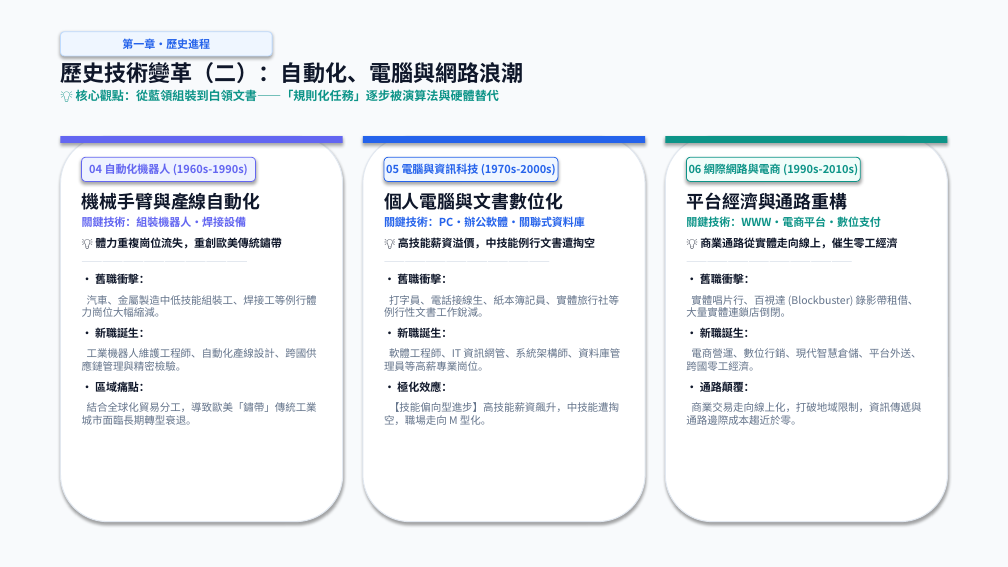
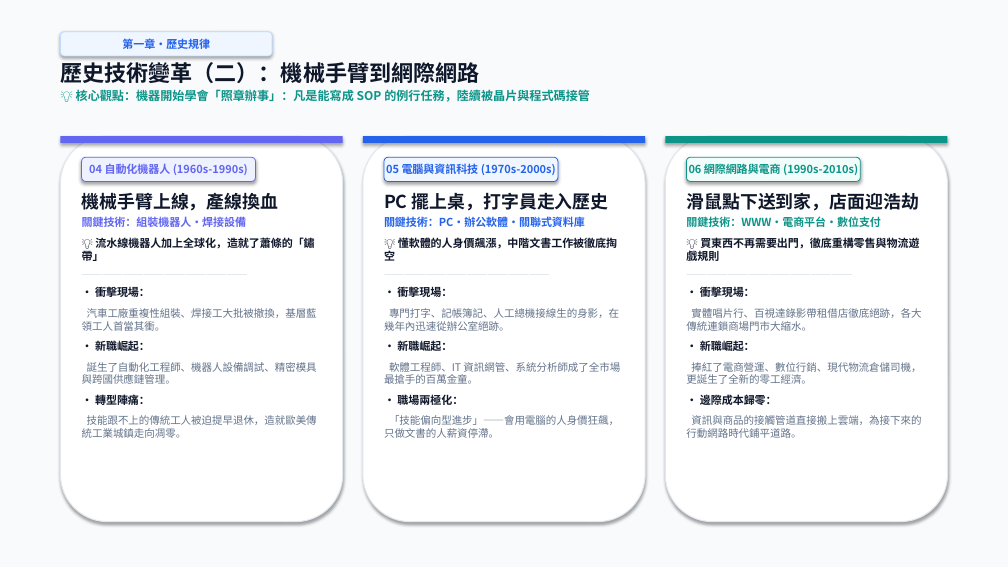
Before and after one commit to ZoeChengYu/2026F_information_and_life, a slide deck: slide 5 of 期中報告_ver.Gemini.1.0.1.pptx. Drawn at 1008x567 pixels with LibreOffice and Linux fonts; fonts in the diff are those of the drawing. Boxes give left, top, right and bottom in pixels: in the first picture for what was removed or moved away, otherwise in the second. Text is boxed around its words. In the diff, an @@ line names an element or a change of style, - is before the commit and + after.

```diff
--- a/期中報告_ver.Gemini.1.0.1.pptx
+++ b/期中報告_ver.Gemini.1.0.1.pptx
@@ text at (60,58,590,102): text changed @@
-歷史技術變革（二）：自動化、電腦與網路浪潮
-💡 核心觀點：從藍領組裝到白領文書——「規則化任務」逐步被演算法與硬體替代
+歷史技術變革（二）：機械手臂到網際網路
+💡 核心觀點：機器開始學會「照章辦事」：凡是能寫成 SOP 的例行任務，陸續被晶片與程式碼接管
@@ text in rounded rectangle at (122,38,210,49): text changed @@
-第一章・歷史進程
+第一章・歷史規律
@@ text at (82,192,279,211): text changed @@
-機械手臂與產線自動化
+機械手臂上線，產線換血
@@ text at (384,192,609,211): text changed @@
-個人電腦與文書數位化
+PC 擺上桌，打字員走入歷史
@@ text at (686,192,919,211): text changed @@
-平台經濟與通路重構
+滑鼠點下送到家，店面迎浩劫
@@ text at (82,237,314,261): text changed @@
-💡 體力重複崗位流失，重創歐美傳統鏽帶
+💡 流水線機器人加上全球化，造就了蕭條的「鏽帶」
@@ text at (384,237,617,261): text changed @@
-💡 高技能薪資溢價，中技能例行文書遭掏空
+💡 懂軟體的人身價飆漲，中階文書工作被徹底掏空
@@ text at (686,237,919,264): text changed @@
-💡 商業通路從實體走向線上，催生零工經濟
+💡 買東西不再需要出門，徹底重構零售與物流遊戲規則
@@ text at (82,287,317,438): text changed @@
-• 舊職衝擊：
-汽車、金屬製造中低技能組裝工、焊接工等例行體力崗位大幅縮減。
-• 新職誕生：
-工業機器人維護工程師、自動化產線設計、跨國供應鏈管理與精密檢驗。
-• 區域痛點：
-結合全球化貿易分工，導致歐美「鏽帶」傳統工業城市面臨長期轉型衰退。
+• 衝擊現場：
+汽車工廠重複性組裝、焊接工大批被撤換，基層藍領工人首當其衝。
+• 新職崛起：
+誕生了自動化工程師、機器人設備調試、精密模具與跨國供應鏈管理。
+• 轉型陣痛：
+技能跟不上的傳統工人被迫提早退休，造就歐美傳統工業城鎮走向凋零。
@@ text at (384,286,620,438): text changed @@
-• 舊職衝擊：
-打字員、電話接線生、紙本簿記員、實體旅行社等例行性文書工作銳減。
-• 新職誕生：
-軟體工程師、IT 資訊網管、系統架構師、資料庫管理員等高薪專業崗位。
-• 極化效應：
-【技能偏向型進步】高技能薪資飆升，中技能遭掏空，職場走向 M 型化。
+• 衝擊現場：
+專門打字、記帳簿記、人工總機接線生的身影，在幾年內迅速從辦公室絕跡。
+• 新職崛起：
+軟體工程師、IT 資訊網管、系統分析師成了全市場最搶手的百萬金童。
+• 職場兩極化：
+「技能偏向型進步」——會用電腦的人身價狂飆，只做文書的人薪資停滯。
@@ text at (686,286,921,438): text changed @@
-• 舊職衝擊：
-實體唱片行、百視達 (Blockbuster) 錄影帶租借、大量實體連鎖店倒閉。
-• 新職誕生：
-電商營運、數位行銷、現代智慧倉儲、平台外送、跨國零工經濟。
-• 通路顛覆：
-商業交易走向線上化，打破地域限制，資訊傳遞與通路邊際成本趨近於零。
+• 衝擊現場：
+實體唱片行、百視達錄影帶租借店徹底絕跡，各大傳統連鎖商場門市大縮水。
+• 新職崛起：
+捧紅了電商營運、數位行銷、現代物流倉儲司機，更誕生了全新的零工經濟。
+• 邊際成本歸零：
+資訊與商品的接觸管道直接搬上雲端，為接下來的行動網路時代鋪平道路。
```
Also in this commit, not shown: 14 other slides changed, 1 other file.
